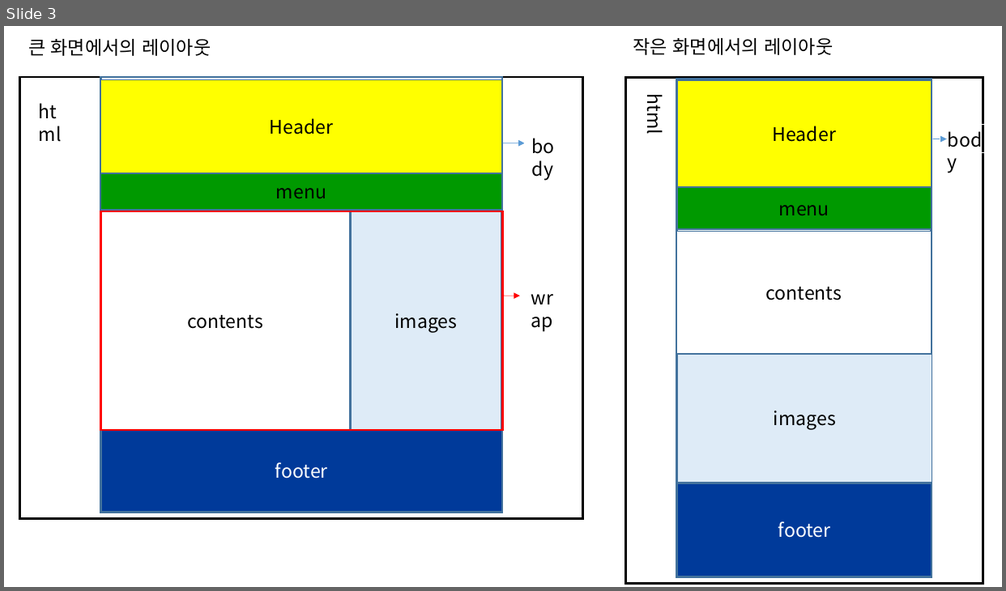
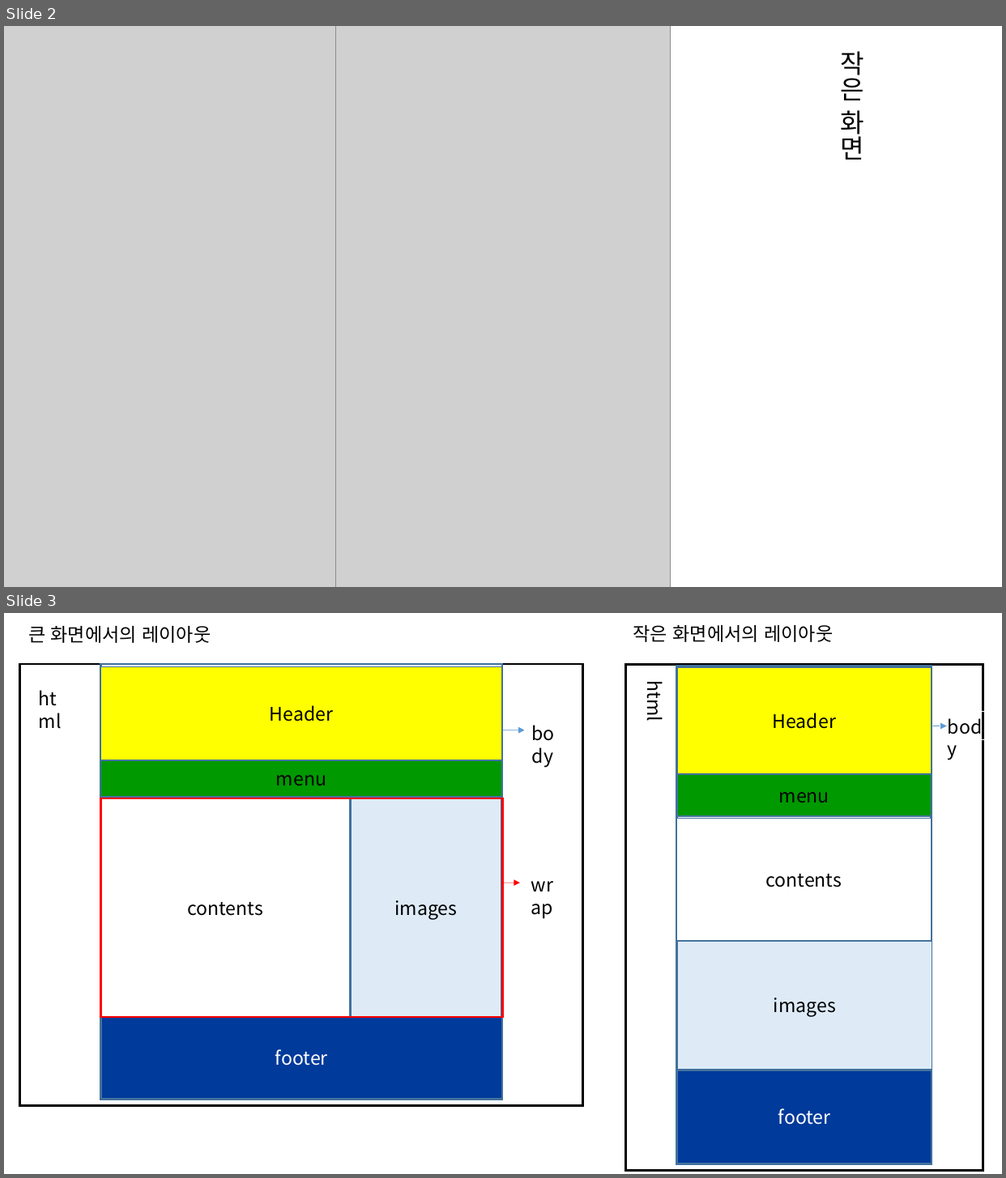
Before and after one commit to sdfbscxz/Joandora, a slide deck: Joandora.pptx. Shown one above the other, each under a label of ours: slide 3 before the commit, slides 2 and 3 after it. The pictures are 1006x591 and 1006x1178 pixels, drawn with LibreOffice and Linux fonts; fonts in the diff are those of the drawing; grey boxes stand for pictures. Boxes give left, top, right and bottom in pixels: in the first picture for what was removed or moved away, otherwise in the second. Text is boxed around its words. In the diff, an @@ line names an element or a change of style, - is before the commit and + after.

```diff
--- a/Joandora.pptx
+++ b/Joandora.pptx
@@ slide 2 added at (x1=4, y1=26, x2=1002, y2=587), background #FFFFFF @@
@@ picture added at (x1=4, y1=26, x2=336, y2=587) @@
@@ picture added at (x1=335, y1=26, x2=671, y2=587) @@
@@ text added at (x1=841, y1=51, x2=865, y2=160), 25 pt, text #000000 @@
+작은 화면
```
Also in this commit, not shown: 1 other slide added, 2 slides removed.
